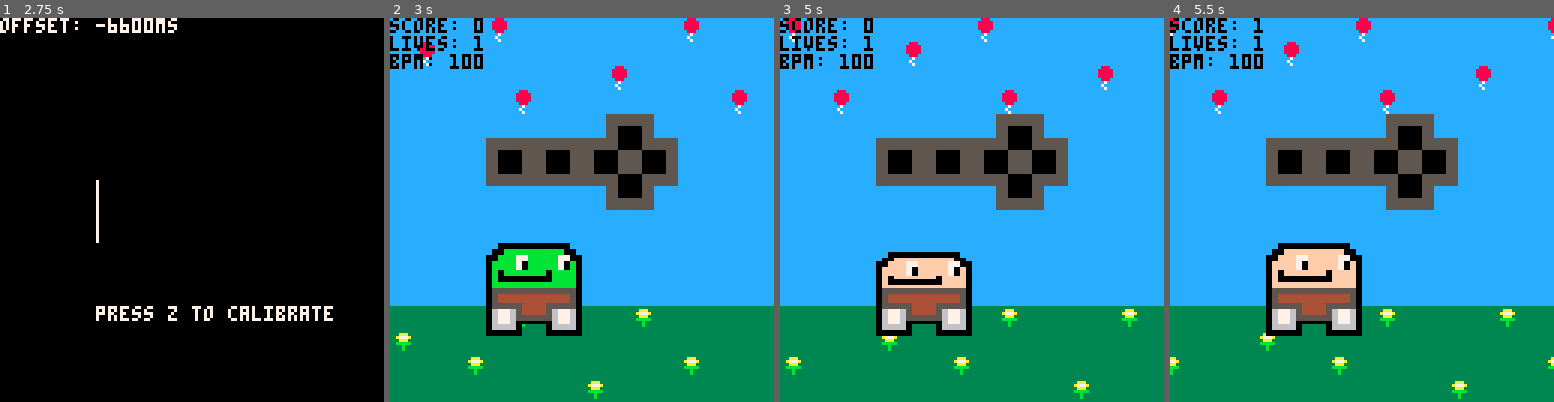
Above: before the commit, frames 1-4 (left to right).
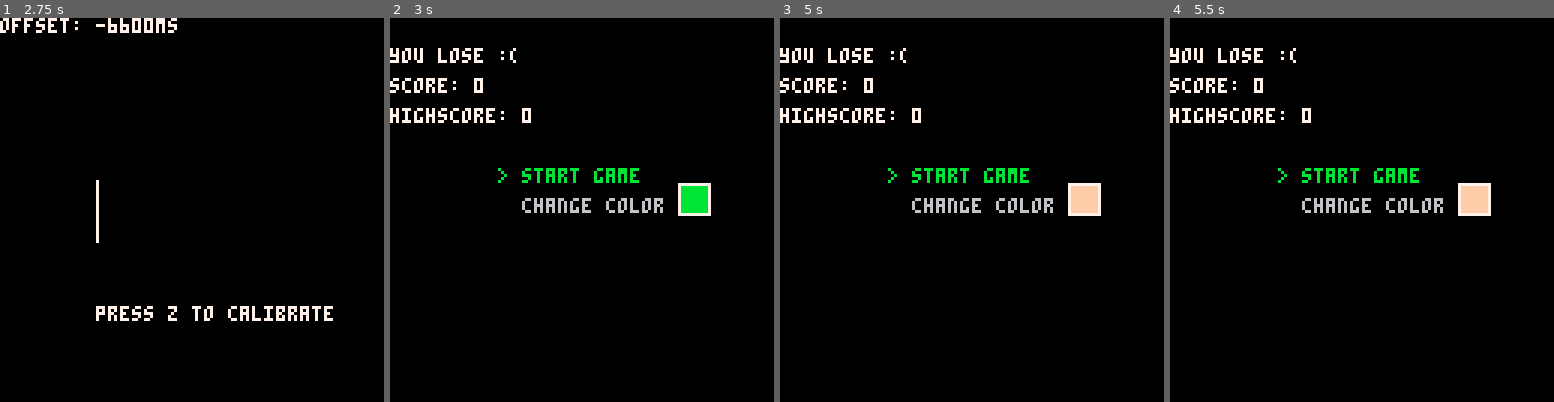
Above: after the commit, the same moments.

Repository: Bakawy/Pico_Games
Game: PICO-8 cartridge beat_game.p8
The game is run twice, just before and just after one commit, with the same random seed, the same clock (stepped at 60 frames per second) and the same inputs.
Inputs:
- Up to frame 1 (2.75 s): tap X (X key) at 0.33, 1.07, 1.85 s; tap O (Z key) at 0.7, 1.7, 2.1, 2.5 s; hold Right 1.6-2.1 s; hold Up 2.15-2.42 s; hold Right from 2.47 s (still down)
- Up to frame 2 (3 s): keep holding Right; tap O (Z key) at 2.9 s; tap X (X key) at 2.97 s
- Up to frame 3 (5 s): release Right at 3.03 s; hold Left 3.08-3.58 s; tap O (Z key) every 0.4 s from 3.3 to 4.9 s; hold Down 3.63-3.97 s; hold Right 4.02-4.68 s; tap X (X key) at 4.08 s; hold Up from 4.73 s (still down)
- Up to frame 4 (5.5 s): release Up at 5.03 s; hold Left from 5.08 s (still down); tap X (X key) at 5.2 s; tap O (Z key) at 5.3 s

Frame 1 is identical in both runs. In frame 2, 95% of the frame differs, in the area x 0-100%, y 0-100%; in frame 3, 95%; in frame 4, 95%.

Commit message:
added more patterns and qol

Diff:
--- a/beat_game.p8
+++ b/beat_game.p8
@@ -139,7 +139,7 @@
 -- game logic
 function checktiming()
     local current_beat = smooth_beat
-    local buffer = 0.3
+    local buffer = 0.25
     local player_speed = 3
     for button, state in pairs(button_color_states) do
         if state > 0 then
@@ -152,14 +152,14 @@
         initgame()
     end
 
+    sort(expected_inputs, function(a, b)
+            return abs(a.beat - current_beat) < abs(b.beat - current_beat)
+        end)
     for input in all(expected_inputs) do
         if checkbeat(input.beat, false) and not input.showed then
             button_color_states[input.button] = 100
             input.showed = true
         end
-        sort(expected_inputs, function(a, b)
-            return a.beat < b.beat
-        end)
         if not input.checked and abs(current_beat - input.beat) <= 4 then
             local beat_time = input.beat * beatlength
             local current_time = get_time()
@@ -190,7 +190,7 @@
 
             if current_time > beat_time + buffer then
                 timing = 0 -- Miss
-				sfx(5)
+				sfx(4)
                 lives -= 1
                 input.checked = true
                 break
@@ -211,7 +211,7 @@
     gamestate = 1
     average_spd = spd
     if score > 0 then
-        average_spd -= 0.75
+        average_spd -= 0.5
         spd = randint(flr(average_spd - spd_range/2), ceil(average_spd + spd_range/2))
     end
     setspd(spd)
@@ -232,7 +232,27 @@
     }
     local inputs = {0, 1, 2, 3, 4, 5}
     local level = flr(score/75)
-    if level >= 3 then
+    if level >= 5 or true then
+        local rhythm = {1, 1, 1, 1, 1, 1, 0, 0}
+        shuffle(rhythm)
+        for i=1, #rhythm do
+            if rhythm[i] == 1 then
+                local input = rnd(inputs)
+                del(inputs, input)
+                playinput(input, 4 + (i - 1)/2)
+            end
+        end
+    elseif level >= 4 then
+        local rhythm = {1, 1, 1, 1, 0, 0, 0, 0}
+        shuffle(rhythm)
+        for i=1, #rhythm do
+            if rhythm[i] == 1 then
+                local input = rnd(inputs)
+                del(inputs, input)
+                playinput(input, 4 + (i - 1)/2)
+            end
+        end
+    elseif level >= 3 then
         local rhythm = {1, 1, 1, 0,}
         shuffle(rhythm)
         for i=1, #rhythm do
Not shown, changed: pages/beat_game.html
Not shown, changed: pages/beat_game.js
